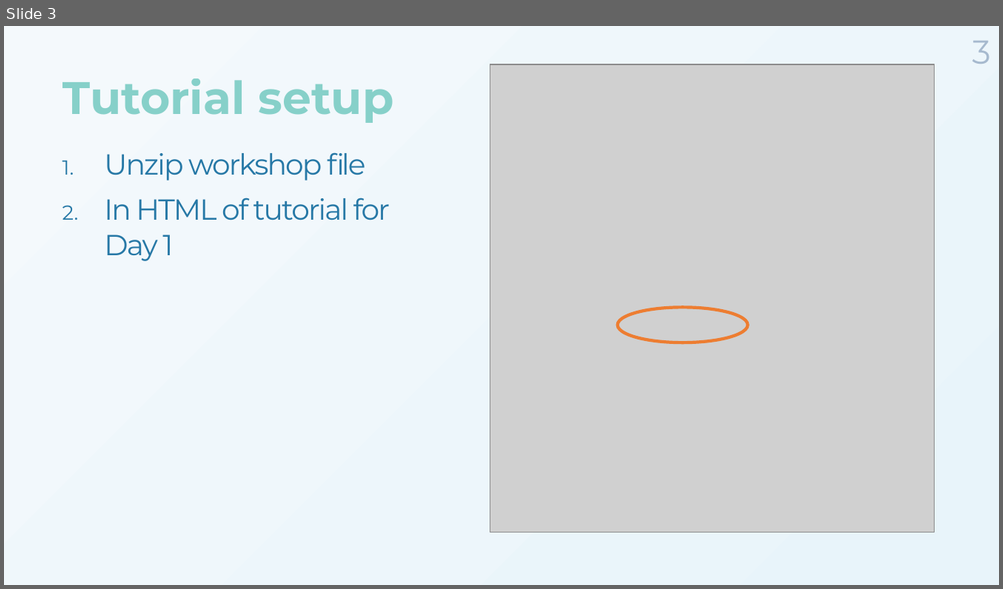
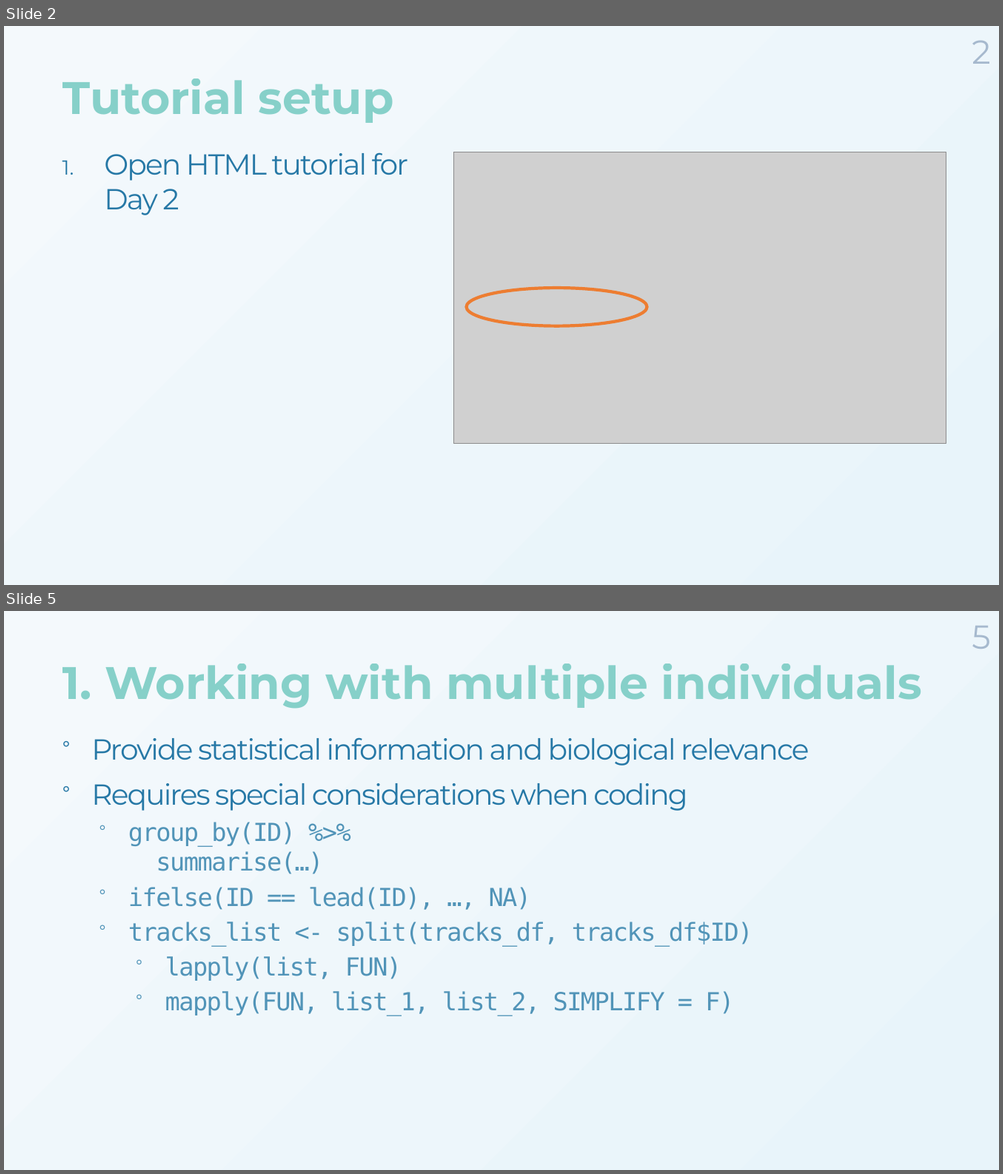
Before and after one commit to MarieAugerMethe/DFO_HMM_2022, a slide deck: Day2/HMM_Tutorial_Day2.pptx. Shown one above the other, each under a label of ours: slide 3 before the commit, slides 2 and 5 after it; the slides between them are not shown. The pictures are 1003x589 and 1003x1174 pixels, drawn with LibreOffice and Linux fonts; fonts in the diff are those of the drawing; grey boxes stand for pictures; background and template pictures are left out. Boxes give left, top, right and bottom in pixels: in the first picture for what was removed or moved away, otherwise in the second. Text is boxed around its words. In the diff, an @@ line names an element or a change of style, - is before the commit and + after.

```diff
--- a/Day2/HMM_Tutorial_Day2.pptx
+++ b/Day2/HMM_Tutorial_Day2.pptx
@@ slide 5 added at (4,611,999,1170), background gradient #F4F9FC to #E8F4FA @@
@@ page number added at (971,626,990,649), 32 pt, text #A6B9CE @@
+5
@@ title added at (62,664,922,709), 44 pt, text gradient #7BCCC4 to #0868AC, bold @@
+1. Working with multiple individuals
@@ text added at (91,738,808,1017), 24 pt, text #5194B8 @@
+° Provide statistical information and biological relevance
+° Requires special considerations when coding
+  ° group_by(ID) %>%
+    summarise(…)
+  ° ifelse(ID == lead(ID), …, NA)
+  ° tracks_list <- split(tracks_df, tracks_df$ID)
+    ° lapply(list, FUN)
+    ° mapply(FUN, list_1, list_2, SIMPLIFY = F)
@@ what was slide 3 is now slide 2 @@
@@ slide 2 changed as well @@
@@ page number at (971,40,990,64): text changed @@
-3
+2
@@ text at (104,153,408,215): text changed @@
-1. Unzip workshop file
-2. In HTML of tutorial for Day 1
+1. Open HTML tutorial for Day 2
@@ picture: place and size @@
-picture at (489,64,934,533)
+picture at (454,152,946,444)
@@ ellipse: place and size @@
-ellipse at (617,307,748,342)
+ellipse at (466,288,647,326)
```
Also in this commit, not shown: 2 other slides changed, 6 other slides added, 7 slides removed.
